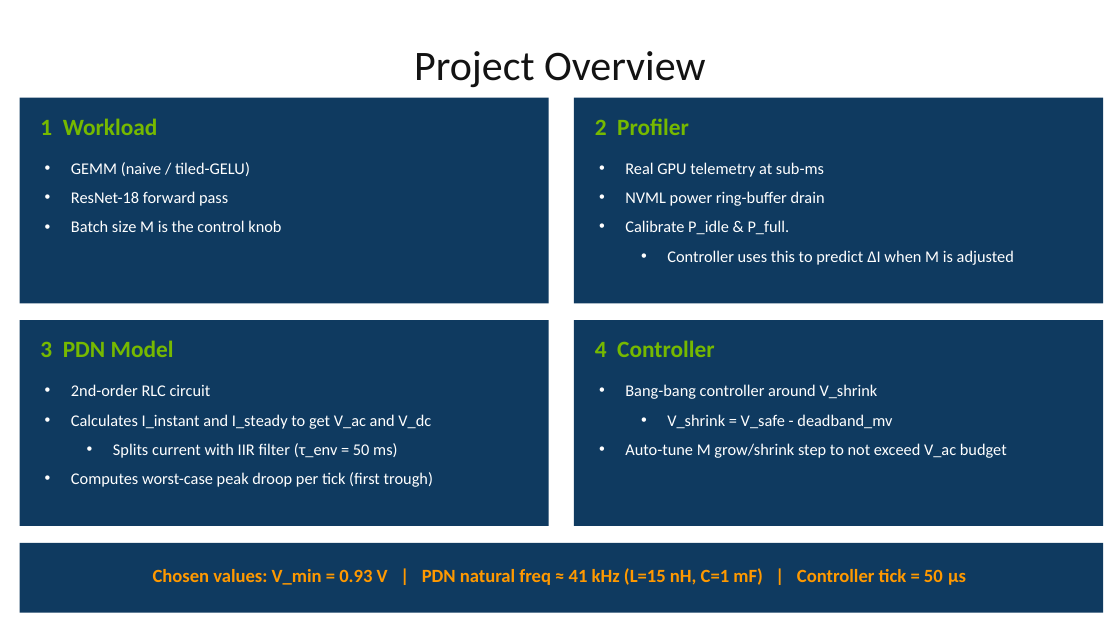
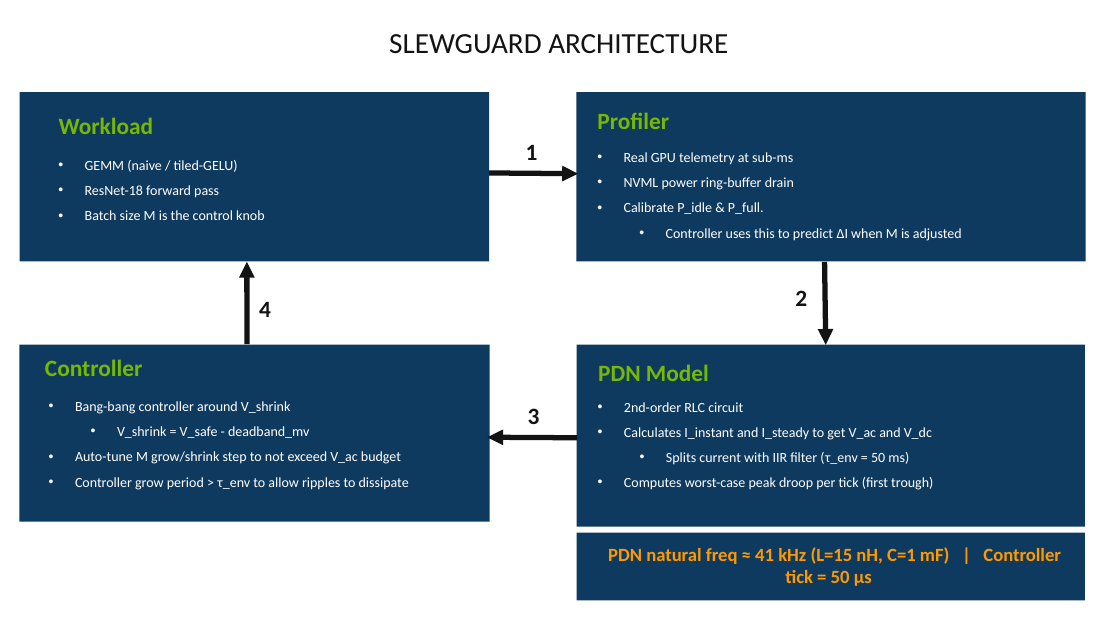
Before and after one commit to Jakub-Mroczek/SlewGuard, a slide deck: slide 4 of SlewGuard.pptx (slide 3 before the commit). Drawn at 1120x630 pixels with LibreOffice and Linux fonts; fonts in the diff are those of the drawing. Boxes give left, top, right and bottom in pixels: in the first picture for what was removed or moved away, otherwise in the second. Text is boxed around its words. In the diff, an @@ line names an element or a change of style, - is before the commit and + after.

```diff
--- a/SlewGuard.pptx
+++ b/SlewGuard.pptx
@@ text at box(389, 34, 728, 54): text changed; size 36 to 25 pt @@
-Project Overview
+SLEWGUARD ARCHITECTURE
@@ rectangle: place and size @@
-rectangle at box(19, 97, 549, 303)
+rectangle at box(19, 92, 489, 262)
@@ text at box(59, 117, 154, 134): text changed @@
-1 Workload
+Workload
@@ rectangle: place and size @@
-rectangle at box(574, 97, 1103, 303)
+rectangle at box(576, 92, 1086, 262)
@@ text at box(597, 112, 669, 129): text changed @@
-2 Profiler
+Profiler
@@ text "GEMM (naive / tiled-GELU)": place and size @@
-text "GEMM (naive / tiled-GELU)" at box(71, 162, 281, 232)
+text "GEMM (naive / tiled-GELU)" at box(85, 160, 264, 220)
@@ text added at box(526, 145, 538, 160), 20 pt, text #131313, bold @@
+1
@@ text "Real GPU telemetry at sub-ms": place and size @@
-text "Real GPU telemetry at sub-ms" at box(625, 162, 1014, 265)
+text "Real GPU telemetry at sub-ms" at box(624, 152, 962, 241)
@@ arrow added from (489, 173) to (578, 174), #131313 4.5 pt @@
@@ arrow added from (247, 344) to (247, 262), #131313 4.5 pt @@
@@ arrow added from (825, 262) to (826, 344), #131313 4.5 pt @@
@@ text added at box(795, 290, 807, 306), 20 pt, text #131313, bold @@
+2
@@ text added at box(259, 302, 271, 317), 20 pt, text #131313, bold @@
+4
@@ rectangle: place and size @@
-rectangle at box(574, 320, 1103, 526)
+rectangle at box(19, 344, 490, 522)
@@ text at box(45, 359, 142, 376): text changed @@
-4 Controller
+Controller
@@ rectangle: place and size @@
-rectangle at box(19, 320, 549, 526)
+rectangle at box(576, 344, 1085, 527)
@@ text "Bang-bang controller around V_shrink": place and size @@
-text "Bang-bang controller around V_shrink" at box(625, 384, 1007, 458)
+text "Bang-bang controller around V_shrink" at box(75, 401, 409, 490)
@@ size 14 to 12 pt in 3 elements at box(85, 160, 264, 220), box(624, 152, 962, 241), box(624, 402, 933, 490) @@
@@ text "2nd-order RLC circuit": place and size @@
-text "2nd-order RLC circuit" at box(71, 384, 433, 487)
+text "2nd-order RLC circuit" at box(624, 402, 933, 490)
@@ text at box(598, 364, 709, 381): text changed @@
-3 PDN Model
+PDN Model
@@ text at box(75, 401, 401, 464): size 14 to 12 pt in "Bang-bang controller around V_shrink", "V_shrink = V_safe - deadband_mv", "Auto-tune M grow/shrink step to not exceed ..." @@
@@ text added at box(528, 408, 540, 424), 20 pt, text #131313, bold @@
+3
@@ arrow added from (577, 438) to (487, 438), #131313 4.5 pt @@
@@ text at box(75, 477, 409, 490): paragraph added @@
+• Controller grow period > τ_env to allow ripples to dissipate
@@ rectangle: place and size @@
-rectangle at box(19, 543, 1103, 613)
+rectangle at box(577, 533, 1086, 601)
@@ text at box(608, 547, 1061, 586): text changed @@
-Chosen values: V_min = 0.93 V | PDN natural freq ≈ 41 kHz (L=15 nH, C=1 mF) | Controller tick = 50 µs
+PDN natural freq ≈ 41 kHz (L=15 nH, C=1 mF) | Controller tick = 50 µs
```
Also in this commit, not shown: 7 slides added, 1 other file.
